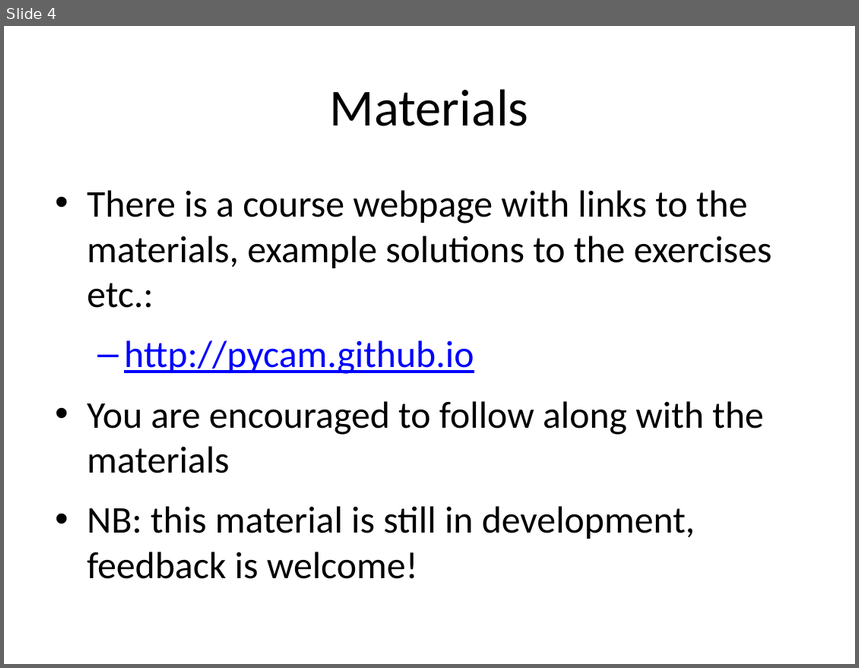
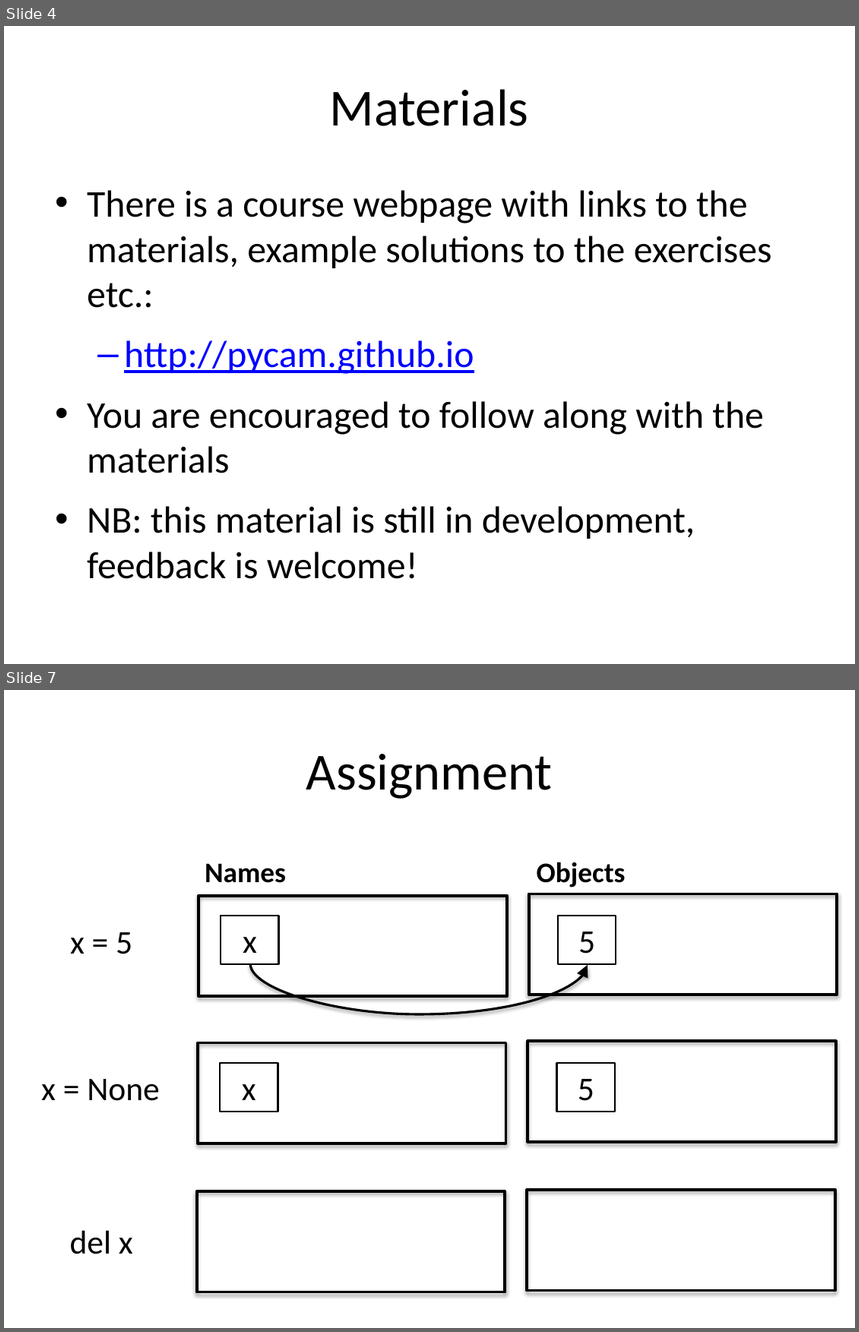
Before and after one commit to pycam/python-basic, a slide deck: course_intro.pptx. Shown one above the other, each under a label of ours: slide 4 before the commit, slides 4 and 7 after it; the slides between them are not shown. The pictures are 859x668 and 859x1332 pixels, drawn with LibreOffice and Linux fonts; fonts in the diff are those of the drawing. Boxes give left, top, right and bottom in pixels: in the first picture for what was removed or moved away, otherwise in the second. Text is boxed around its words. In the diff, an @@ line names an element or a change of style, - is before the commit and + after.

```diff
--- a/course_intro.pptx
+++ b/course_intro.pptx
@@ slide 7 added at bbox=[4, 690, 855, 1328], background #FFFFFF @@
@@ title added at bbox=[306, 754, 553, 799], 44 pt, text #000000 @@
+Assignment
@@ text added at bbox=[205, 863, 286, 883], 24 pt, text #000000, bold @@
+Names
@@ text added at bbox=[537, 862, 626, 888], 24 pt, text #000000, bold @@
+Objects
@@ rectangle added at bbox=[529, 894, 837, 995], outline #000000 2.5 pt @@
@@ rectangle added at bbox=[199, 896, 507, 996], outline #000000 2.5 pt @@
@@ rectangle added at bbox=[221, 916, 279, 964], outline #000000 1.5 pt, 28 pt, text #000000 @@
+x
@@ rectangle added at bbox=[558, 916, 616, 964], outline #000000 1.5 pt, 28 pt, text #000000 @@
+5
@@ text added at bbox=[70, 932, 132, 954], 28 pt, text #000000 @@
+x = 5
@@ curved arrow added from (251, 964) to (588, 965), #000000 2 pt @@
@@ rectangle added at bbox=[198, 1043, 506, 1144], outline #000000 2.5 pt @@
@@ rectangle added at bbox=[528, 1042, 836, 1142], outline #000000 2.5 pt @@
@@ rectangle added at bbox=[220, 1063, 278, 1111], outline #000000 1.5 pt, 28 pt, text #000000 @@
+x
@@ rectangle added at bbox=[557, 1063, 615, 1111], outline #000000 1.5 pt, 28 pt, text #000000 @@
+5
@@ text added at bbox=[41, 1079, 159, 1101], 28 pt, text #000000 @@
+x = None
@@ rectangle added at bbox=[528, 1191, 835, 1291], outline #000000 2.5 pt @@
@@ rectangle added at bbox=[197, 1192, 506, 1292], outline #000000 2.5 pt @@
@@ text added at bbox=[70, 1230, 133, 1255], 28 pt, text #000000 @@
+del x
```
Also in this commit, not shown: 2 other slides added.
